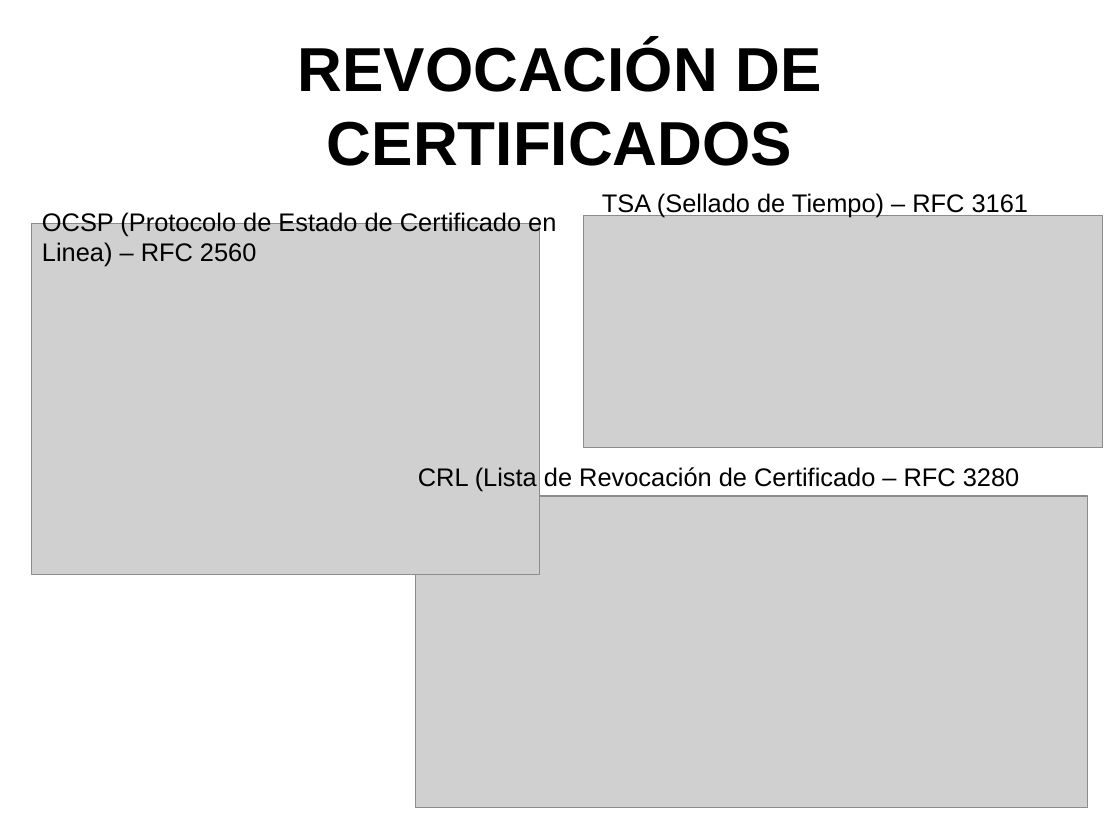
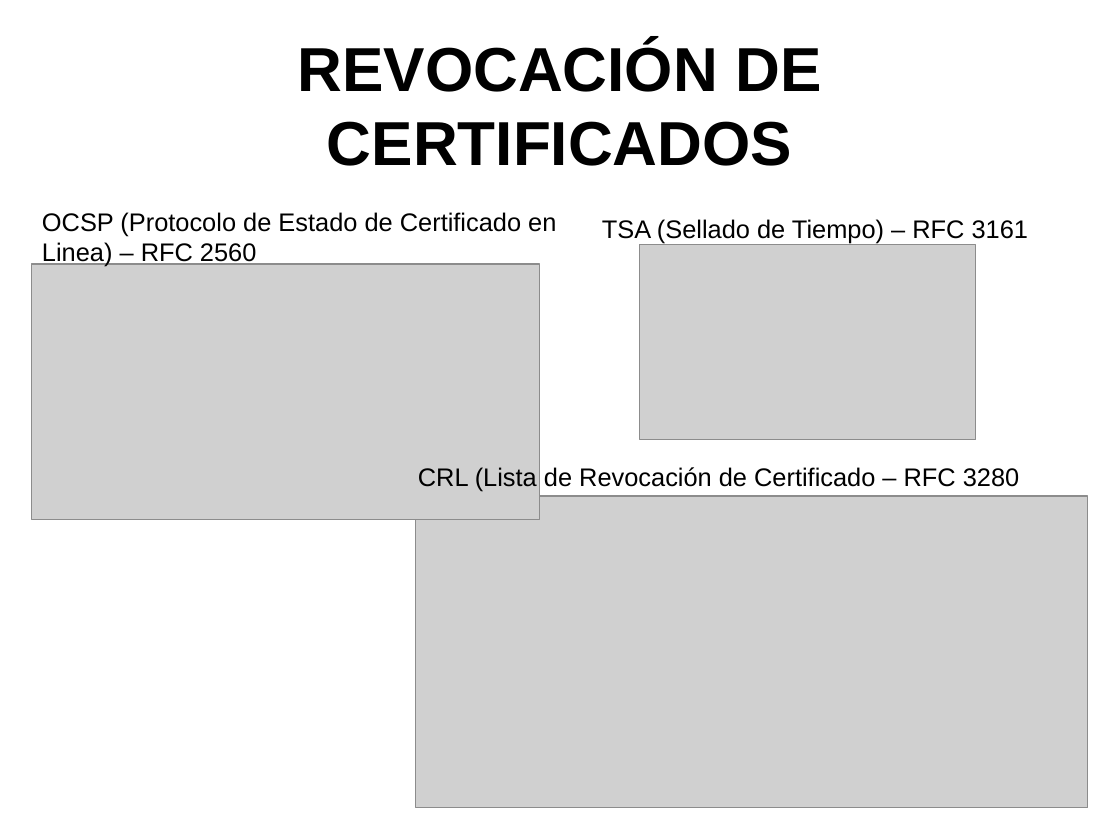
Before and after one commit to artmint/proyectoG, a slide deck: slide 20 of PRESENTACION - PROYECTO.odp. Drawn at 1120x840 pixels with LibreOffice and Linux fonts; fonts in the diff are those of the drawing; grey boxes stand for pictures. Boxes give left, top, right and bottom in pixels: in the first picture for what was removed or moved away, otherwise in the second. Text is boxed around its words. In the diff, an @@ line names an element or a change of style, - is before the commit and + after.

```diff
--- a/PRESENTACION - PROYECTO.odp
+++ b/PRESENTACION - PROYECTO.odp
@@ text "TSA (Sellado de Tiempo) – ...": place and size @@
-text "TSA (Sellado de Tiempo) – ..." at (602,193,1028,217)
+text "TSA (Sellado de Tiempo) – ..." at (602,219,1028,243)
@@ picture: place and size @@
-picture at (32,224,540,574)
+picture at (32,264,540,520)
@@ picture: place and size @@
-picture at (584,215,1103,448)
+picture at (640,245,977,440)
```
Also in this commit, not shown: 5 other slides changed, 16 slides added, 2 slides removed, 21 other files.
